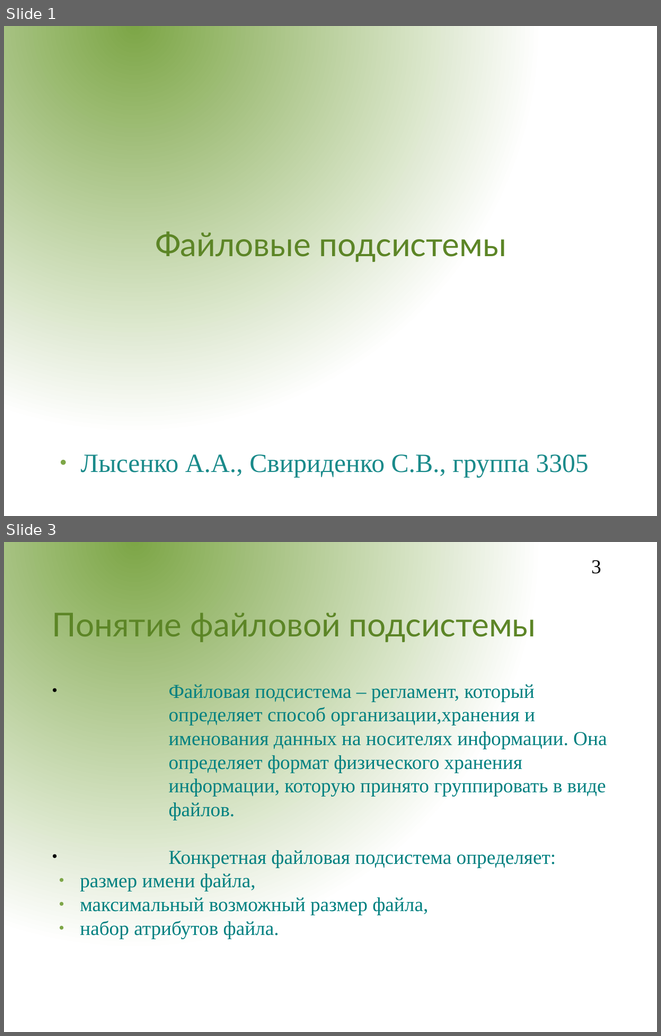
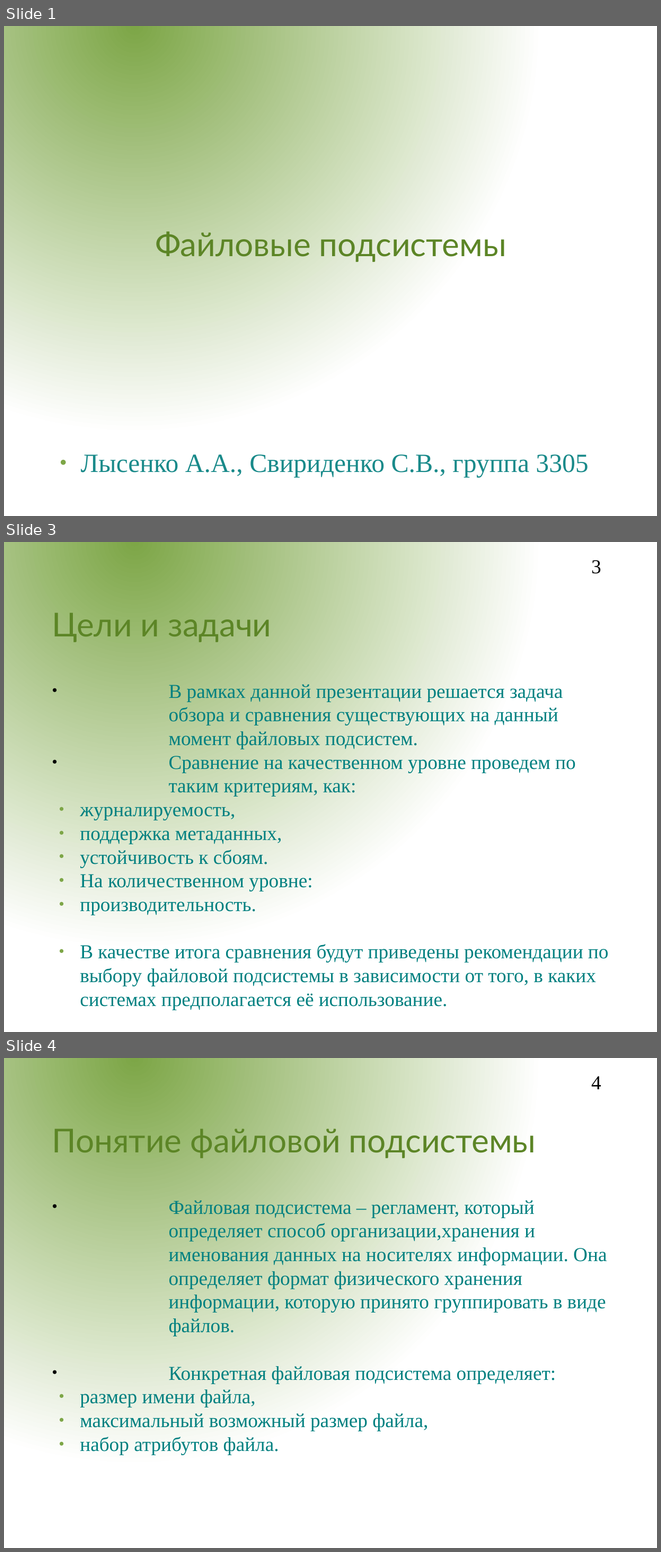
Before and after one commit to aeremenok/a-team-777, a slide deck: 9/st/presentations/file_sybsystem/fs.odp. Shown one above the other, each under a label of ours: slides 1 and 3 before the commit, slides 1, 3 and 4 after it; the slides between them are not shown. The pictures are 661x1036 and 661x1552 pixels, drawn with LibreOffice and Linux fonts; fonts in the diff are those of the drawing; background and template pictures are left out. Boxes give left, top, right and bottom in pixels: in the first picture for what was removed or moved away, otherwise in the second. Text is boxed around its words. In the diff, an @@ line names an element or a change of style, - is before the commit and + after.

Commit message:
СТ-П цели и задачи, критерии (добавить количественные?), надежность -> отказоустойчивость

```diff
--- a/9/st/presentations/file_sybsystem/fs.odp
+++ b/9/st/presentations/file_sybsystem/fs.odp
@@ slide 3 added at box(4, 542, 657, 1032), background gradient #7DA647 to #FFFFFF @@
@@ page number added at box(591, 560, 601, 574), 24 pt, text #000000 @@
+3
@@ title added at box(52, 613, 271, 642), 40 pt, text #5C8526 @@
+Цели и задачи
@@ subtitle added at box(80, 684, 609, 1009), 24 pt, text #008080 @@
+● В рамках данной презентации решается задача обзора и сравнения существующих на данный момент файловых подсистем.
+● Сравнение на качественном уровне проведем по таким критериям, как:
+● журналируемость,
+● поддержка метаданных,
+● устойчивость к сбоям.
+● На количественном уровне:
+● производительность.
+● В качестве итога сравнения будут приведены рекомендации по выбору файловой подсистемы в зависимости от того, в каких системах предполагается её использование.
@@ what was slide 3 is now slide 4 @@
@@ page number at box(591, 1076, 601, 1089): text changed @@
-3
+4
```
Also in this commit, not shown: 7 slides changed.
